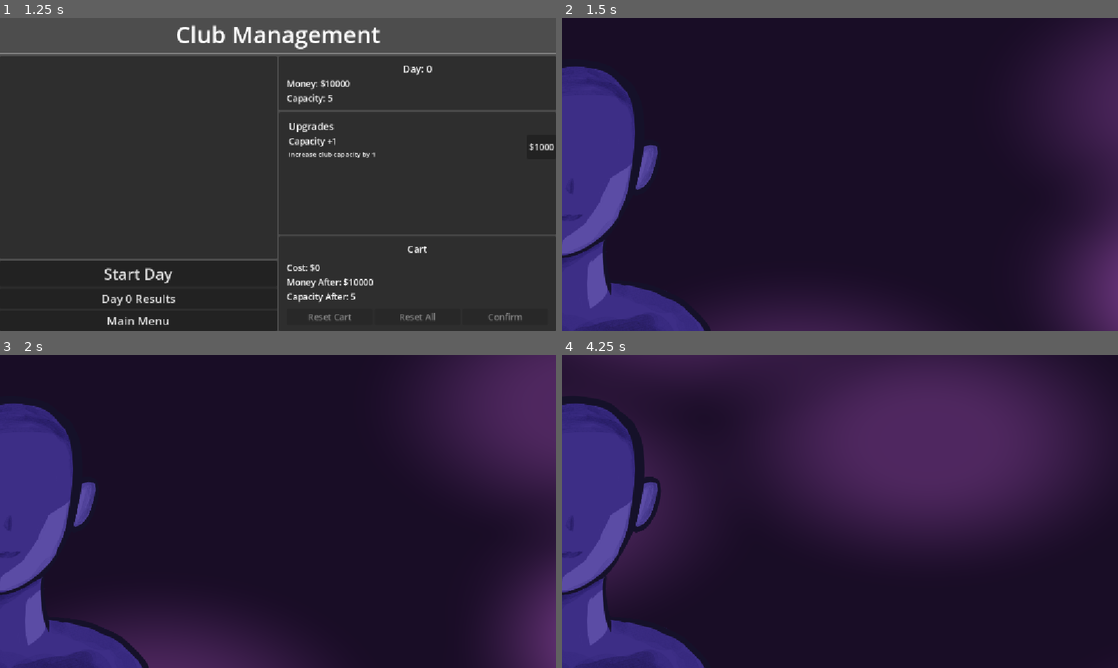
Above: before the commit, frames 1-4 (two rows, left to right).
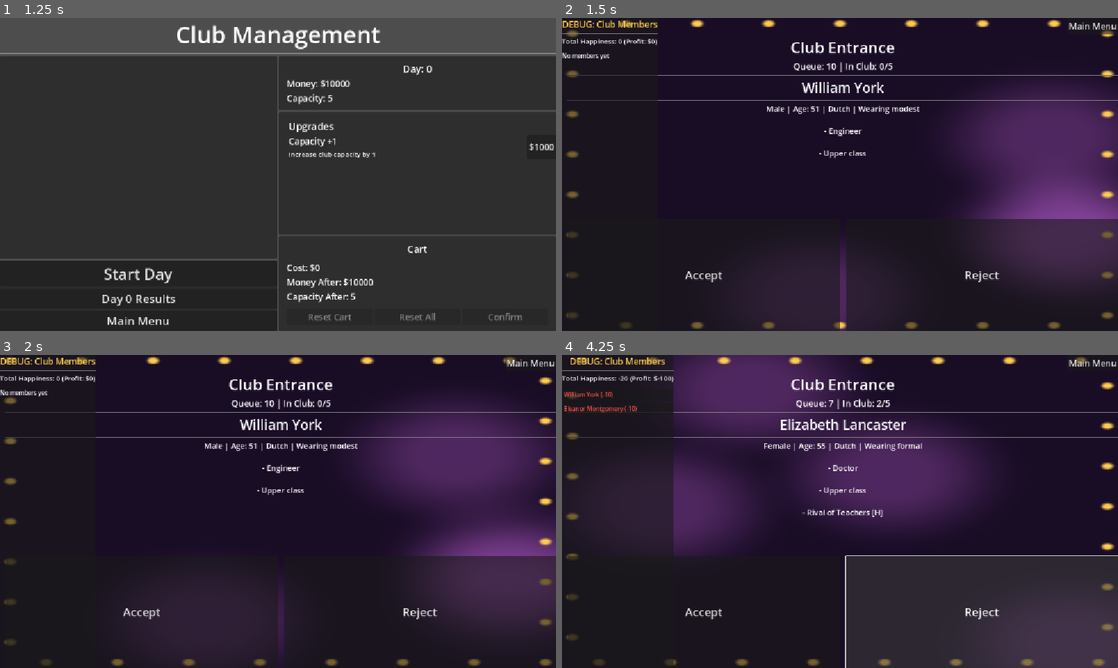
Above: after the commit, the same moments.

Repository: nunu-ai/ggj-2026-unmasked
Game: Godot game, scene res://scenes/main_menu.tscn
Same seed, same stepped clock (60 frames per second), same inputs: the game is played once before the commit and once after it.
Inputs (mouse positions are in pixels of both pictures, inside the frame that each line leads up to):
- Up to frame 1 (1.25 s): click "New Game" at 0.5 s
- Up to frame 2 (1.5 s): click "Start Day" at 1.25 s
- Up to frame 3 (2 s): no input
- Up to frame 4 (4.25 s): click (706, 611) at 2 s, where only the run after the commit has a clickable "Accept"; click (706, 611) at 2.75 s, where only the run after the commit has a clickable "Accept"; click (984, 611) at 3.5 s, where only the run after the commit has a clickable "Reject"

Frame 1 is identical in both runs. In frame 2, 28% of the frame differs, in the area x 0-100%, y 0-100%; in frame 3, 31%; in frame 4, 54%.

Commit message:
remove character for now

Diff:
--- a/scenes/queue_scene.tscn
+++ b/scenes/queue_scene.tscn
@@ -56,15 +56,22 @@
 dragging_enabled = false
 
 [node name="VBox1" type="VBoxContainer" parent="VBoxContainer/HBox"]
+clip_contents = true
 layout_mode = 2
-size_flags_horizontal = 3
 alignment = 1
 
 [node name="MaskDisplay" type="TextureRect" parent="VBoxContainer/HBox/VBox1"]
+clip_contents = true
 layout_mode = 2
-size_flags_horizontal = 4
-size_flags_vertical = 4
+size_flags_horizontal = 6
+size_flags_vertical = 6
+size_flags_stretch_ratio = 0.0
 texture = ExtResource("3_54epr")
+expand_mode = 1
+stretch_mode = 2
+
+[node name="TextureRect" type="TextureRect" parent="VBoxContainer/HBox/VBox1"]
+layout_mode = 2
 
 [node name="VBoxContainer" type="VSplitContainer" parent="VBoxContainer/HBox"]
 layout_mode = 2
